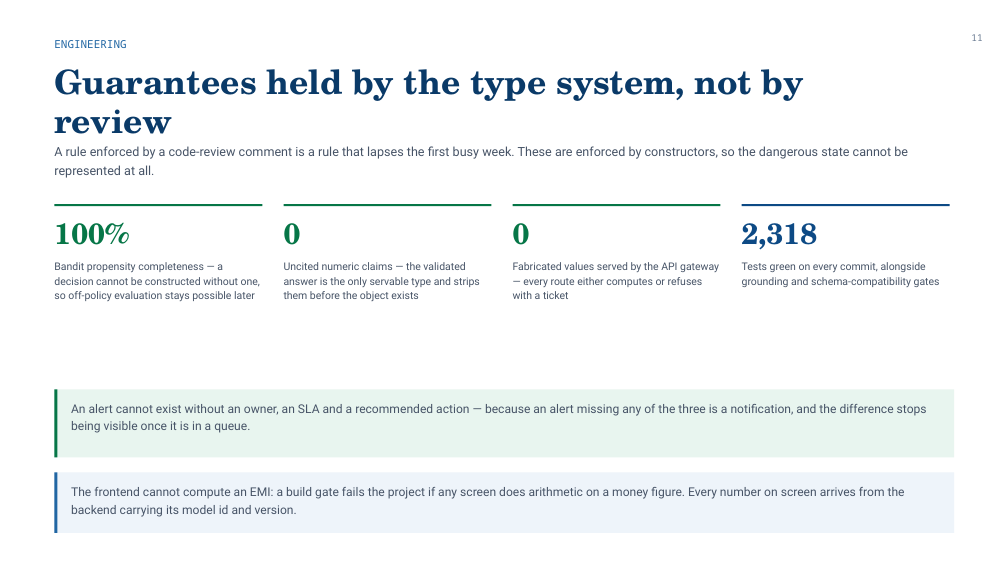
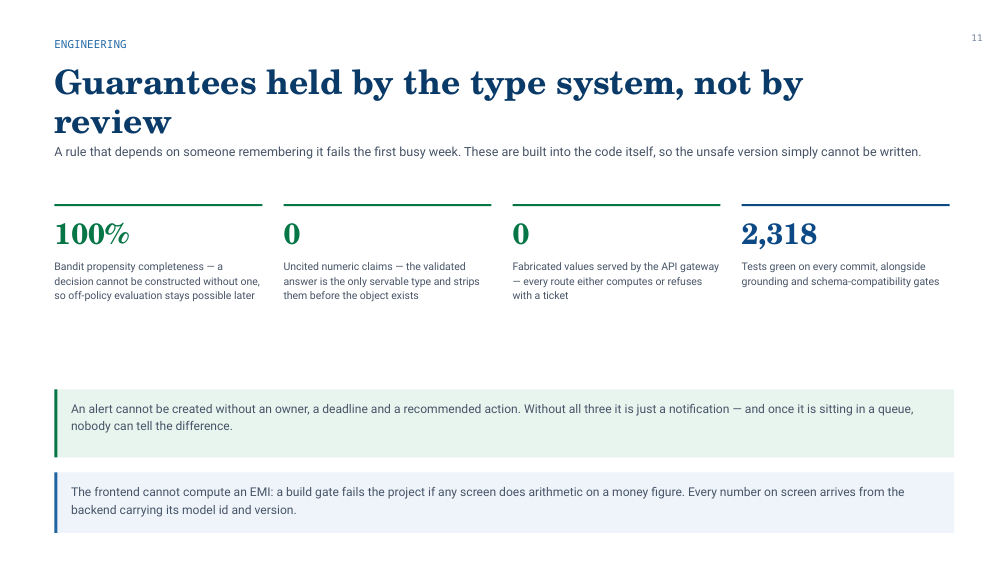
Before and after one commit to Divanshu0212/AILendingHub, a slide deck: slide 11 of Lending_Hub_EPIC_8.pptx. Drawn at 1008x567 pixels with LibreOffice and Linux fonts; fonts in the diff are those of the drawing. Boxes give left, top, right and bottom in pixels: in the first picture for what was removed or moved away, otherwise in the second. Text is boxed around its words. In the diff, an @@ line names an element or a change of style, - is before the commit and + after.

```diff
--- a/Lending_Hub_EPIC_8.pptx
+++ b/Lending_Hub_EPIC_8.pptx
@@ text at bbox=[54, 146, 922, 159]: text changed @@
-A rule enforced by a code-review comment is a rule that lapses the first busy week. These are enforced by constructors, so the dangerous state cannot be represented at all.
+A rule that depends on someone remembering it fails the first busy week. These are built into the code itself, so the unsafe version simply cannot be written.
@@ text at bbox=[71, 404, 913, 433]: text changed @@
-An alert cannot exist without an owner, an SLA and a recommended action — because an alert missing any of the three is a notification, and the difference stops being visible once it is in a queue.
+An alert cannot be created without an owner, a deadline and a recommended action. Without all three it is just a notification — and once it is sitting in a queue, nobody can tell the difference.
```
Also in this commit, not shown: 11 other slides changed, 1 other file.
